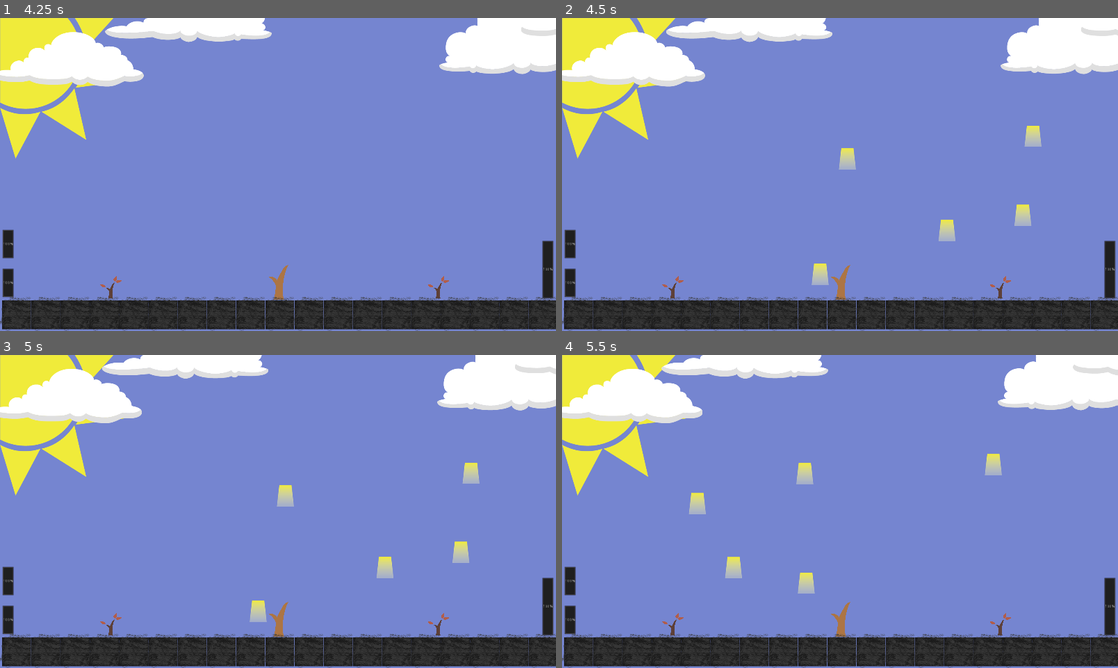
Above: before the commit, frames 1-4 (two rows, left to right).
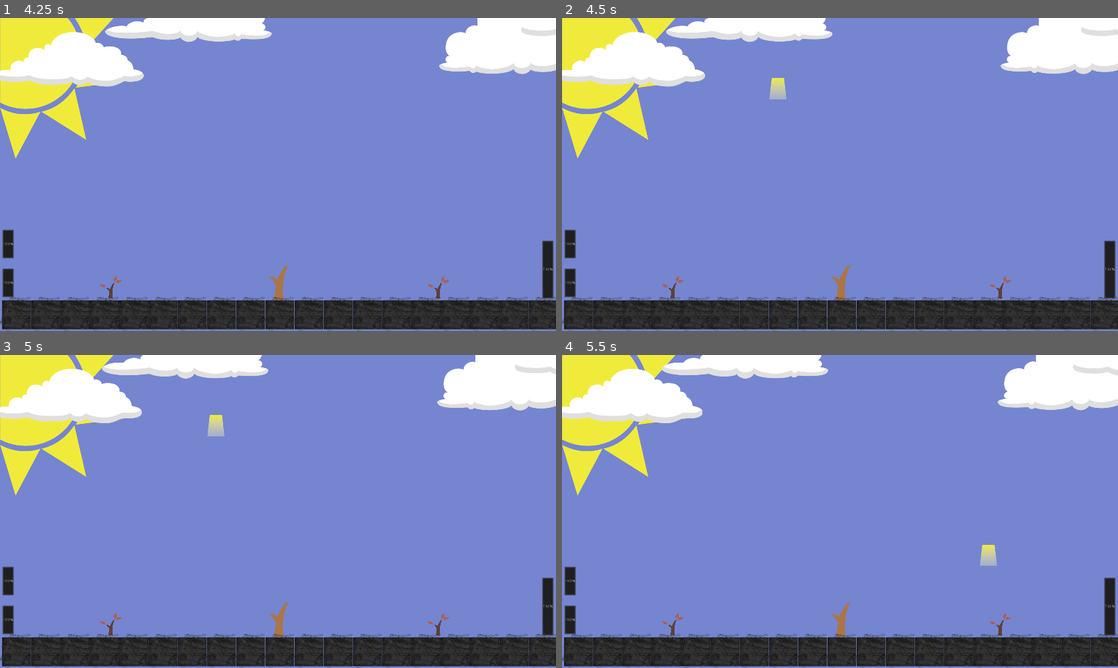
Above: after the commit, the same moments.

Repository: ibryanUW/leaf_light
Game: Godot game, scene res://main_menu/menu_screen.tscn
Same seed, same stepped clock (60 frames per second), same inputs: the game is played once before the commit and once after it.
Inputs (mouse positions are in pixels of both pictures, inside the frame that each line leads up to):
- Up to frame 1 (4.25 s): click (77, 130) at 0.5 s; move the mouse to (400, 158) at 1.27 s; press the mouse at (400, 158) at 1.28 s; move the mouse to (166, 190) at 2.02 s; release the mouse at (166, 190) at 2.03 s; click (166, 190) at 2.1 s; move the mouse to (333, 105) at 2.77 s; press the mouse at (333, 105) at 2.78 s; move the mouse to (250, 237) at 3.52 s; release the mouse at (250, 237) at 3.53 s; click (250, 237) at 3.6 s
- Up to frame 2 (4.5 s): move the mouse to (1006, 221) at 4.27 s; press the mouse at (1006, 221) at 4.28 s
- Up to frame 3 (5 s): no input
- Up to frame 4 (5.5 s): move the mouse to (673, 464) at 5.02 s; release the mouse at (673, 464) at 5.03 s; click (673, 464) at 5.1 s

Frame 1 is identical in both runs. In frame 2, 1.1% of the frame differs, in the area x 37-87%, y 19-86%; in frame 3, 1.1%; in frame 4, 1.1%.

Commit message:
Overhaul of Collision Detection
Completely overhauled the SunlightGenerator class to feature a collision detection skeleton. Currently using just a couple rectangles that fit one within the other to act as a make-shift Kinematic2D body. Limitations of inherited properties made this easier with the low number of sprites being used.

Diff:
--- a/Globals.gd
+++ b/Globals.gd
@@ -1,5 +1,4 @@
 extends Node
-
 
 var current_scene = null
 
--- a/Scenes/main_game/NewGameScene.gd
+++ b/Scenes/main_game/NewGameScene.gd
@@ -1,7 +1,7 @@
 extends Node2D
 
 onready var new_game_screen = $"."
-onready var sun_gen
+onready var sun_gen = SunlightTileGenerator.new()
 
 func _ready():
 	print("something")
@@ -11,10 +11,9 @@
 	if(event.is_action_pressed('click')):
 		if(sun_gen == null):
 			print("click")
-			sun_gen = SunlightTileGenerator.new()
-			new_game_screen.add_child(sun_gen.generate_sunlight())
+			new_game_screen.add_child(sun_gen)
 		else:
 			print("was not null, click")
 			sun_gen.free()
 			sun_gen = SunlightTileGenerator.new()
-			new_game_screen.add_child(sun_gen.generate_sunlight())
+			new_game_screen.add_child(sun_gen)
--- a/Scenes/main_game/Sunlight_Grid.tscn
+++ /dev/null
@@ -1,8 +0,0 @@
-[gd_scene format=2]
-
-[node name="Sunlight_Grid" type="Control"]
-anchor_right = 1.0
-anchor_bottom = 1.0
-__meta__ = {
-"_edit_use_anchors_": false
-}
--- a/SunlightTileGenerator.gd
+++ b/SunlightTileGenerator.gd
@@ -2,45 +2,41 @@
 # and is called immediately after the latest execution
 # of `play_turn()` within the Globals.gd script.
 
-extends Control
+extends Node2D
 
 class_name SunlightTileGenerator
 
+# Class variables.
+onready var light_control = $"."
+onready var sun_spot = TextureRect.new()
+onready var sun_spot_hit_box = RectangleShape2D.new()
+
+func _ready():
+	generate_sunlight()
+
 # Custom function for getting a random value between 200 (far left) and
-# 1700 (far right )
-func set_sprite_pos_x():
+# 1700 (far right ).
+func create_pos_x():
 	return rand_range(200, 1700)
 
-func set_sprite_pos_y():
-	return rand_range(300, 900)
+# @see create_pos_x
+func create_pos_y():
+	return rand_range(200, 900)
 
+#
 func make_some_sun():
-	var temp_margin_left = set_sprite_pos_x()
-	var temp_margin_top = set_sprite_pos_y()
-
-	# Creating a new sun spot with a base of a TextureRect because it needs
-	# to load the sunlight beam texture into something.
-	var sun_spot = TextureRect.new()
+	# Setting texture
 	sun_spot.texture = load("res://scenery_objects/sunlight_tile_1_Small.png")
-
-	# Also need a collision box to check against the tree's collision box
-	# and determine if they are touching.
-	var sun_spot_collision_shape = CollisionShape2D.new()
-	sun_spot_collision_shape.set_shape(RectangleShape2D)
-	sun_spot_collision_shape.set_one_way_collision(false)
-
-
-	sun_spot.margin_left = temp_margin_left
-	sun_spot.margin_top = temp_margin_top
-
-	sun_spot.add_child(sun_spot_collision_shape)
-
-	return sun_spot
+	sun_spot.margin_left = create_pos_x()
+	sun_spot.margin_top = create_pos_y()
+	sun_spot_hit_box.extents = Vector2(35,40)
 
 func generate_sunlight():
-	var light_control = $"."
 	print("making some sunlight happen yo")
-	for _i in range(5):
-		var temp_sun = make_some_sun()
-		light_control.add_child(temp_sun)
-	return light_control
+	make_some_sun()
+	# Add children
+	light_control.add_child(sun_spot)
+	var temp_collision_shape = CollisionShape2D.new()
+	temp_collision_shape.set_shape(sun_spot_hit_box)
+	light_control.add_child(temp_collision_shape)
+	temp_collision_shape.set_position(Vector2(sun_spot.margin_left + 35, sun_spot.margin_top + 40))
--- a/project.godot
+++ b/project.godot
@@ -9,7 +9,7 @@
 config_version=4
 
 _global_script_classes=[ {
-"base": "Control",
+"base": "Node2D",
 "class": "SunlightTileGenerator",
 "language": "GDScript",
 "path": "res://SunlightTileGenerator.gd"
